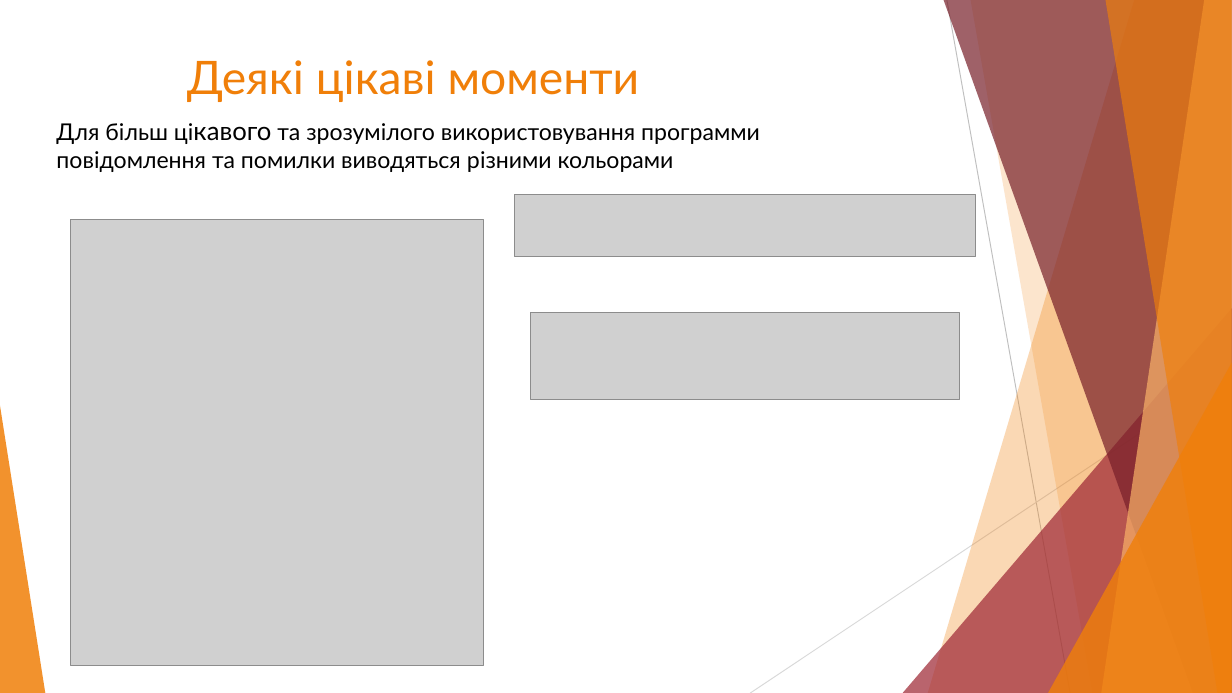
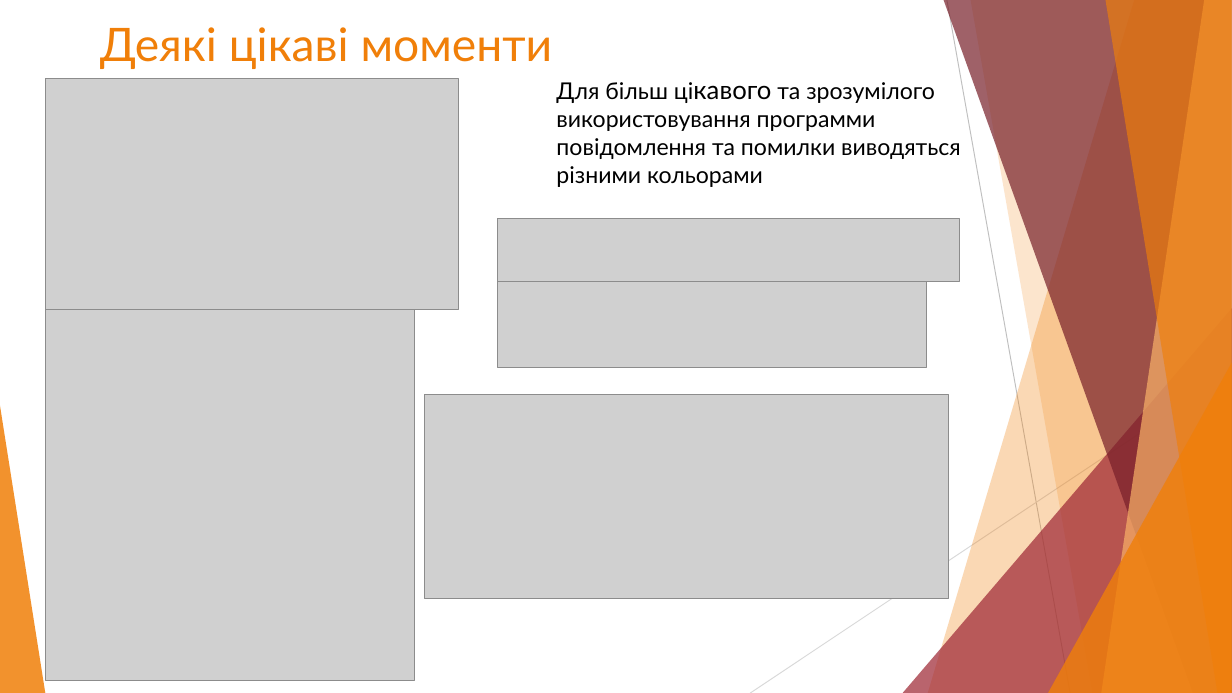
Before and after one commit to khmelinin/OOPLabs, a slide deck: slide 6 of Kursach/Kursach.pptx. Drawn at 1232x693 pixels with LibreOffice and Linux fonts; fonts in the diff are those of the drawing; grey boxes stand for pictures. Boxes give left, top, right and bottom in pixels: in the first picture for what was removed or moved away, otherwise in the second. Text is boxed around its words. In the diff, an @@ line names an element or a change of style, - is before the commit and + after.

```diff
--- a/Kursach/Kursach.pptx
+++ b/Kursach/Kursach.pptx
@@ title "Деякi цiкавi моменти": place and size @@
-title "Деякi цiкавi моменти" at (187,60,640,102)
+title "Деякi цiкавi моменти" at (100,27,553,69)
@@ picture: place and size @@
-picture at (71,220,483,665)
+picture at (45,79,457,310)
@@ text "Для бiльш цiкавого та зрозумiлого ..." rewrapped from (56,123,760,172) to (556,82,961,187) @@
@@ picture: place and size @@
-picture at (515,194,976,257)
+picture at (498,219,959,282)
@@ picture: place and size @@
-picture at (531,313,960,400)
+picture at (498,281,927,368)
@@ picture added at (45,310,414,681) @@
@@ picture added at (425,395,949,599) @@
```
Also in this commit, not shown: 1 other slide changed, 3 other files.
